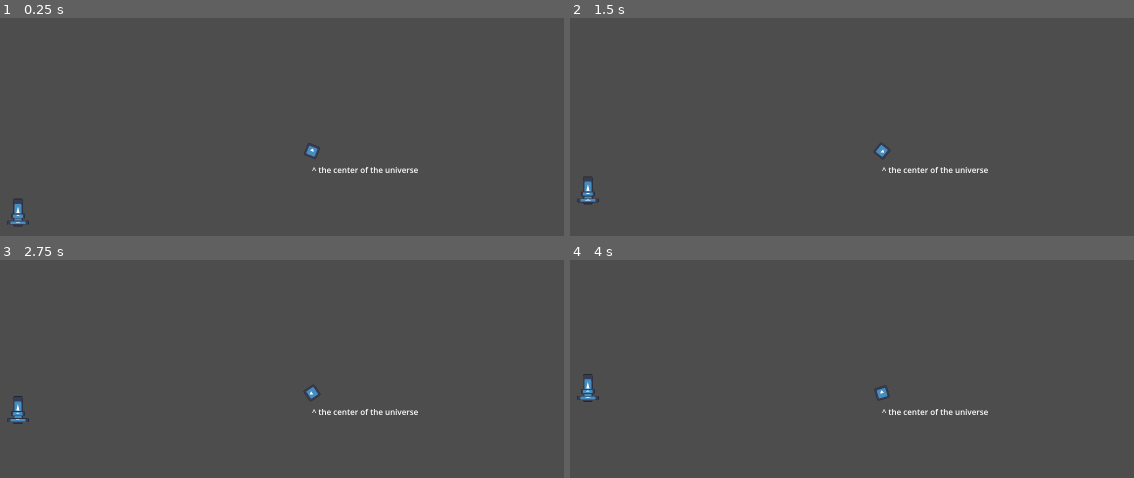
Above: before the commit, frames 1-4 (two rows, left to right).
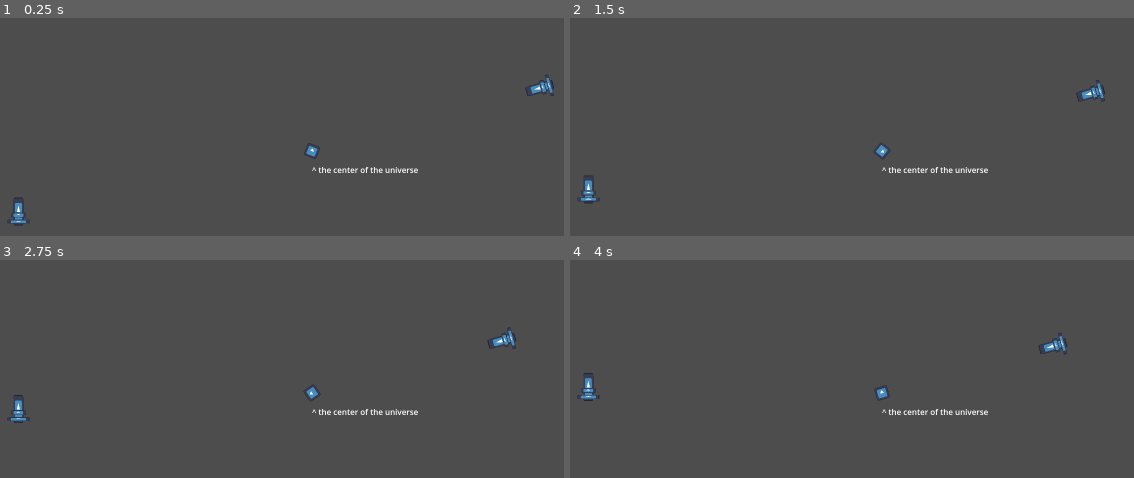
Above: after the commit, the same moments.

Repository: Bromeon/LudumDare54
Game: Godot game, scene res://Scenes/Main/Main.tscn
Same seed, same stepped clock (60 frames per second), same inputs: the game is played once before the commit and once after it. The engine's default icon, where the game draws it, is replaced by a stand-in: a white triangle on a blue panel in a dark square.
Inputs:
- Up to frame 1 (0.25 s): no input
- Up to frame 2 (1.5 s): tap Enter at 1.25 s
- Up to frame 3 (2.75 s): no input
- Up to frame 4 (4 s): tap Space at 2.75 s

The runs differ from the first frame. In frame 1, 0.3% of the frame differs, in the area x 1-99%, y 26-95%; in frame 2, 0.3%; in frame 3, 0.4%, in the area x 1-92%, y 30-76%; in frame 4, 0.4%.

Commit message:
2 paths, proper pos/rot initialization

Diff:
--- a/Scenes/Main/Main.gd
+++ b/Scenes/Main/Main.gd
@@ -9,6 +9,19 @@
 func _ready():
 	print("MMO initializing...")
 
+	for path in supply_paths.get_children():
+		var follow: PathFollow2D = path.get_node("PathFollow2D")
+		var ship: Node2D = follow.get_node("SupplyShip")
+		var curve: Curve2D = path.curve
+
+		var cur = curve.get_point_position(0)
+		var next = curve.get_point_position(1)
+		var direction = (next - cur).angle() + deg_to_rad(90)
+
+		ship.global_position = cur
+		ship.global_rotation = direction
+
+
 
 func _process(delta):
 	sprite.rotate(delta * 1.5)
--- a/Scenes/Main/Main.tscn
+++ b/Scenes/Main/Main.tscn
@@ -10,6 +10,12 @@
 "points": PackedVector2Array(0, 0, 0, 0, -587, 130, 0, 0, 0, 0, -588, -290, 0, 0, 0, 0, -157, -439, 0, 0, 0, 0, 655, -192, 0, 0, 0, 0, 644, 299, 0, 0, 0, 0, -432, 338, 0, 0, 0, 0, -587, 130)
 }
 point_count = 7
+
+[sub_resource type="Curve2D" id="Curve2D_g1md0"]
+_data = {
+"points": PackedVector2Array(0, 0, 0, 0, 463, -128, 0, 0, 0, 0, 213, -57, 0, 0, 0, 0, 150, 459, 0, 0, 0, 0, -341, 269, 0, 0, 0, 0, -509, -167, 0, 0, 0, 0, 88, -466, 0, 0, 0, 0, 550, -343, 0, 0, 0, 0, 463, -128)
+}
+point_count = 8
 
 [node name="Main" type="Node2D"]
 script = ExtResource("1_uvdap")
@@ -30,13 +36,23 @@
 
 [node name="SupplyPaths" type="Node2D" parent="."]
 
-[node name="Path2D" type="Path2D" parent="SupplyPaths"]
+[node name="Path1" type="Path2D" parent="SupplyPaths"]
 curve = SubResource("Curve2D_jirfs")
 
-[node name="PathFollow2D" type="PathFollow2D" parent="SupplyPaths/Path2D"]
+[node name="PathFollow2D" type="PathFollow2D" parent="SupplyPaths/Path1"]
 position = Vector2(-587, 130)
 rotation = -1.57318
 
-[node name="SupplyShip" parent="SupplyPaths/Path2D/PathFollow2D" instance=ExtResource("4_6dkld")]
-position = Vector2(-1.99762, -1.0047)
-rotation = 1.57318
+[node name="SupplyShip" parent="SupplyPaths/Path1/PathFollow2D" instance=ExtResource("4_6dkld")]
+position = Vector2(0, -1)
+
+[node name="Path2" type="Path2D" parent="SupplyPaths"]
+curve = SubResource("Curve2D_g1md0")
+
+[node name="PathFollow2D" type="PathFollow2D" parent="SupplyPaths/Path2"]
+position = Vector2(463, -128)
+rotation = 2.86488
+scale = Vector2(1, 1)
+
+[node name="SupplyShip" parent="SupplyPaths/Path2/PathFollow2D" instance=ExtResource("4_6dkld")]
+scale = Vector2(1, 1)
Not shown: 1 places in Scenes/Main/Main.tscn that only renumber resources
